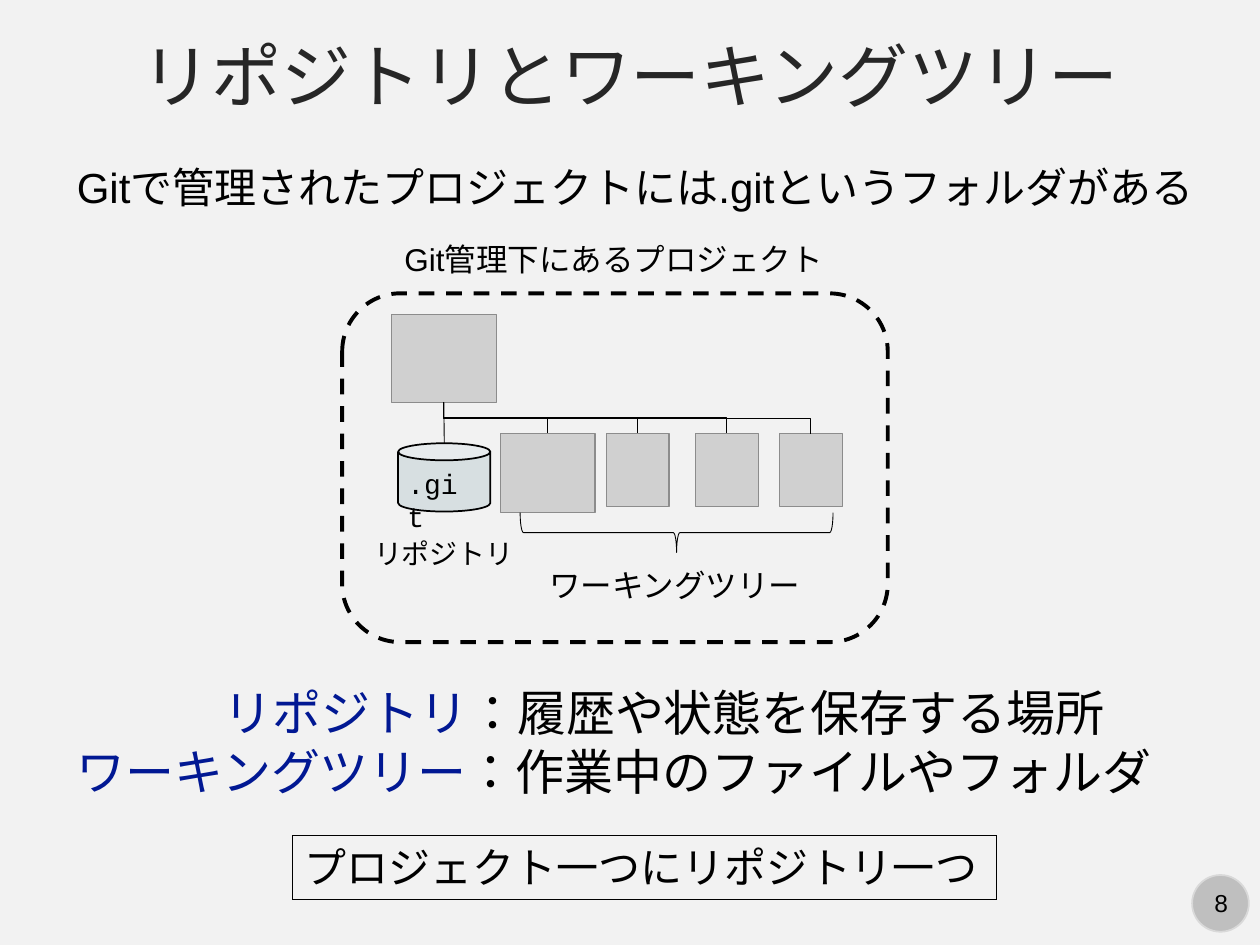
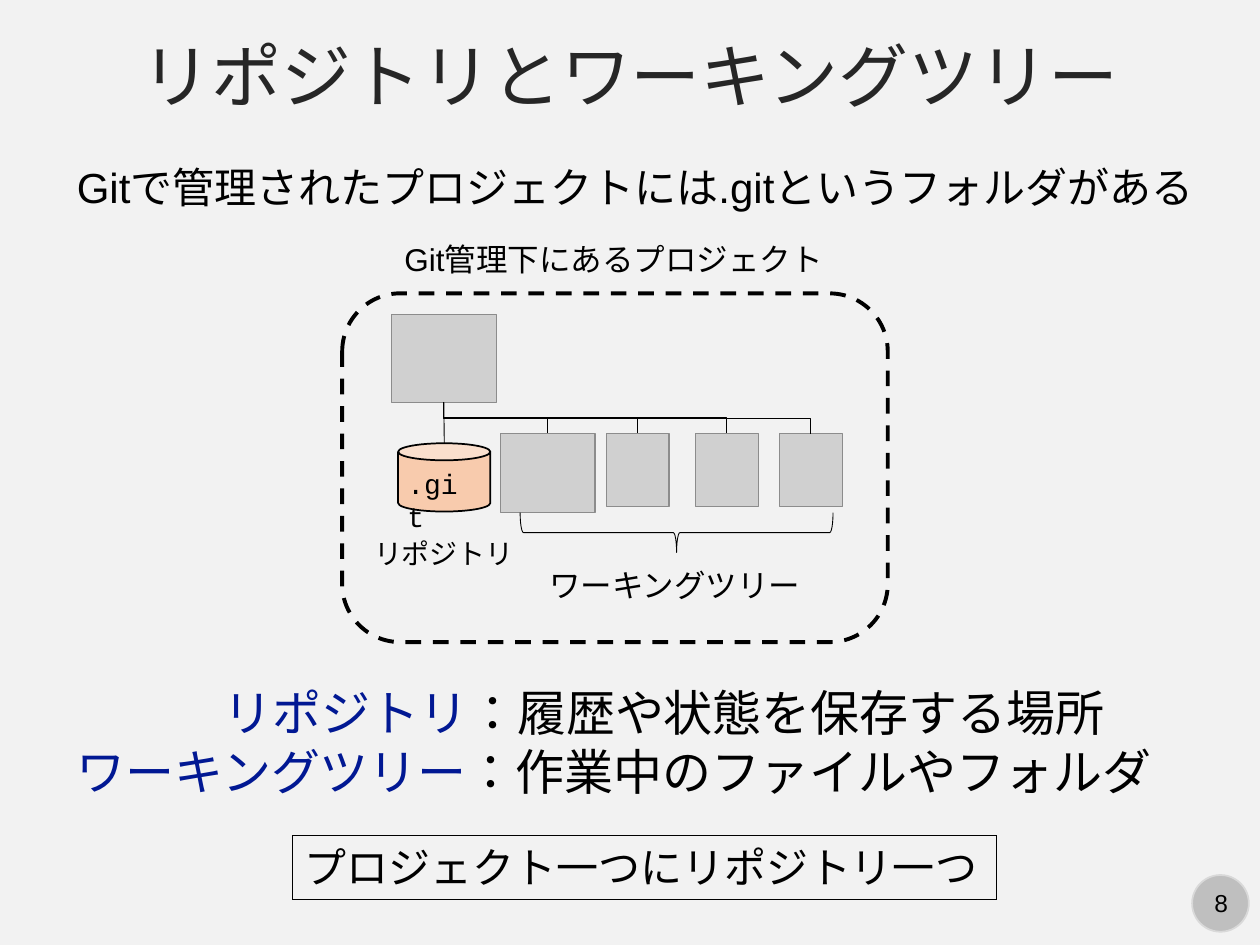
Before and after one commit to kaityo256/github, a slide deck: slide 8 of term/fig/slide.pptx. Drawn at 1260x945 pixels with LibreOffice and Linux fonts; fonts in the diff are those of the drawing; grey boxes stand for pictures. Boxes give left, top, right and bottom in pixels: in the first picture for what was removed or moved away, otherwise in the second. Text is boxed around its words. In the diff, an @@ line names an element or a change of style, - is before the commit and + after.

```diff
--- a/term/fig/slide.pptx
+++ b/term/fig/slide.pptx
@@ cylinder at bbox=[398, 444, 490, 512]: fill #D7DFE1 to #F8CBAD @@
```
Also in this commit, not shown: 2 other slides changed, 18 slides added.
